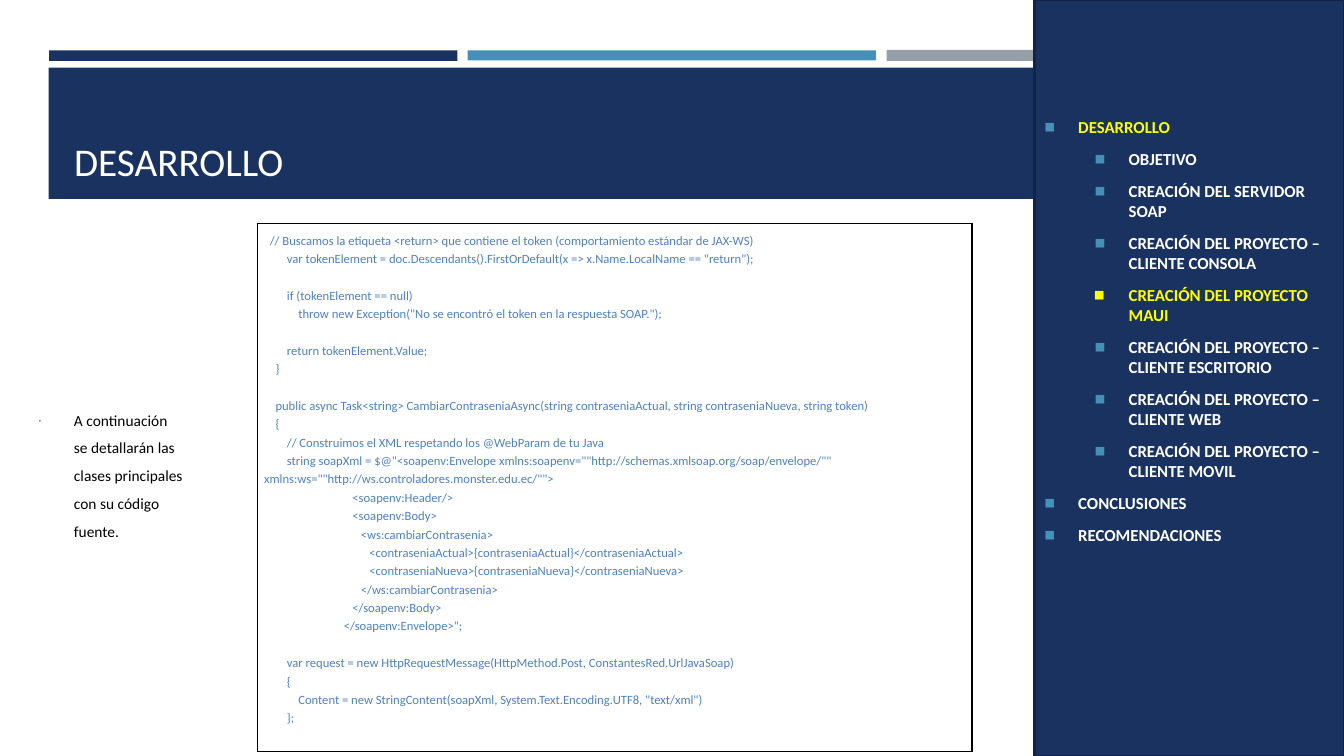
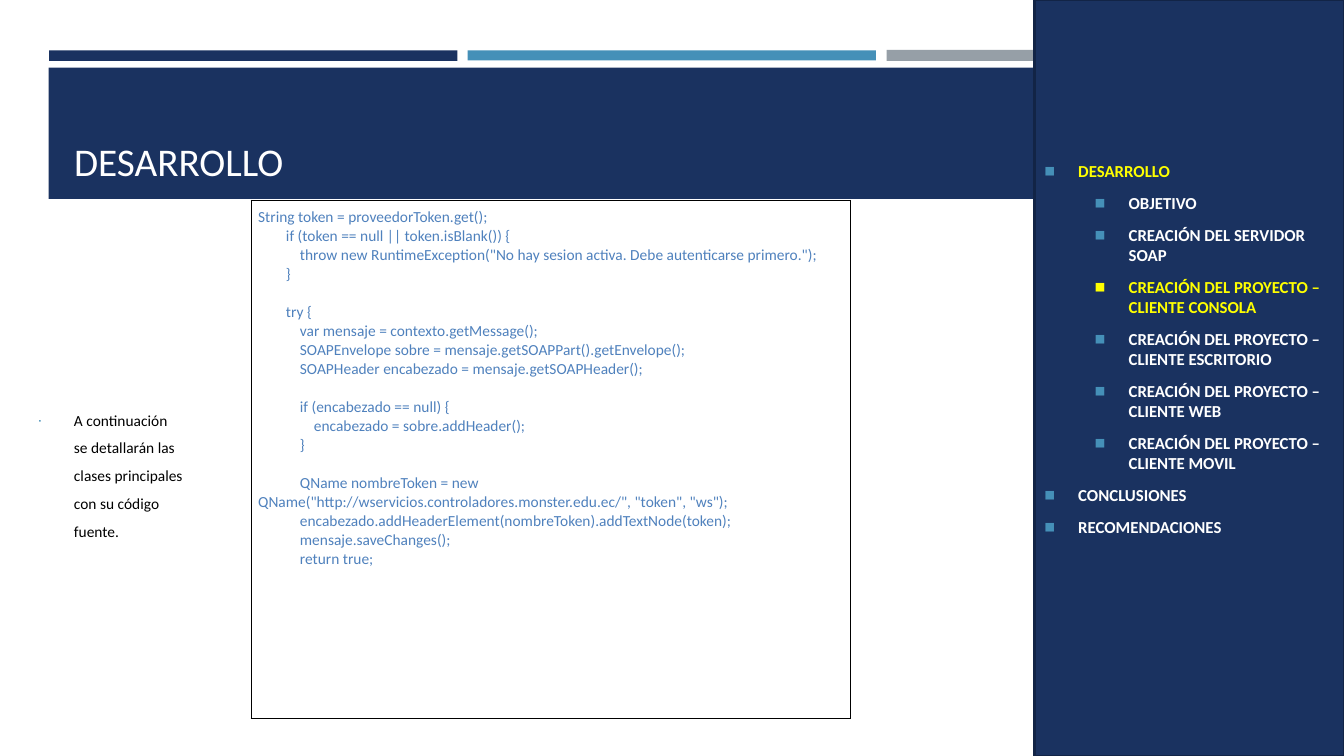
Before and after one commit to Teo344/Arquitectura_GRUPO03, a slide deck: slide 26 of TI.1.1. PAO202651_SOAP_JAVA_SINBDD_NRC36884_GR03/05. DOCUMENTACION/PRESENTACION TI.1.1. SOAP sin BDD en JAVA GR03.pptx (slide 49 before the commit). Drawn at 1344x756 pixels with LibreOffice and Linux fonts; fonts in the diff are those of the drawing. Boxes give left, top, right and bottom in pixels: in the first picture for what was removed or moved away, otherwise in the second. Text is boxed around its words. In the diff, an @@ line names an element or a change of style, - is before the commit and + after.

Commit message:
Actualiza documentación TI1.1 SOAP Java

```diff
--- a/TI.1.1. PAO202651_SOAP_JAVA_SINBDD_NRC36884_GR03/05. DOCUMENTACION/PRESENTACION TI.1.1. SOAP sin BDD en JAVA GR03.pptx
+++ b/TI.1.1. PAO202651_SOAP_JAVA_SINBDD_NRC36884_GR03/05. DOCUMENTACION/PRESENTACION TI.1.1. SOAP sin BDD en JAVA GR03.pptx
@@ table added at (x1=251, y1=201, x2=851, y2=719), 1 rows, 1 columns @@
+String token = proveedorToken.get(); / if (token == null || token.isBlank()) { / throw new RuntimeException("No hay sesion activa. Debe autenticarse primero."); / } / try { / var mensaje = contexto.getMessage(); / SOAPEnvelope sobre = mensaje.getSOAPPart().getEnvelope(); / SOAPHeader encabezado = mensaje.getSOAPHeader(); / if (encabezado == null) { / encabezado = sobre.addHeader(); / } / QName nombreToken = new QName("http://wservicios.controladores.monster.edu.ec/", "token", "ws"); / encabezado.addHeaderElement(nombreToken).addTextNode(token); / mensaje.saveChanges(); / return true;
@@ table removed at (x1=257, y1=223, x2=972, y2=710), 1 rows, 1 columns @@
-// Buscamos la etiqueta <return> que contiene el token (comportamiento estándar de JAX-WS) / var tokenElement = doc.Descendants().FirstOrDefault(x => x.Name.LocalName == "return"); / if (tokenElement == null) / throw new Exception("No se encontró el token en la respuesta SOAP."); / return tokenElement.Value; / } / public async Task<string> CambiarContraseniaAsync(string contraseniaActual, string contraseniaNueva, string token) / { / // Construimos el XML respetando los @WebParam de tu Java / string soapXml = $@"<soapenv:Envelope xmlns:soapenv=""http://schemas.xmlsoap.org/soap/envelope/"" xmlns:ws=""http://ws.controladores.monster.edu.ec/""> / <soapenv:Header/> / <soapenv:Body> / <ws:cambiarContrasenia> / <contraseniaActual>{contraseniaActual}</contraseniaActual> / <contraseniaNueva>{contraseniaNueva}</contraseniaNueva> / </ws:cambiarContrasenia> / </soapenv:Body> / </soapenv:Envelope>"; / var request = new HttpRequestMessage(HttpMethod.Post, ConstantesRed.UrlJavaSoap) / { / Content = new StringContent(soapXml, System.Text.Encoding.UTF8, "text/xml") / };
@@ text in rectangle at (x1=1129, y1=288, x2=1308, y2=321): paragraph removed @@
-  ◼ CREACIÓN DEL PROYECTO MAUI
@@ text in rectangle at (x1=1129, y1=279, x2=1308, y2=313): text colour #FFFFFF to #FFFF00 in "CREACIÓN DEL PROYECTO – CLIENTE CONSOLA"; bullet colour #4590B8 to #FFFF00 @@
```
Also in this commit, not shown: 44 other slides changed, 4 slides added, 28 slides removed, 2 other files.
